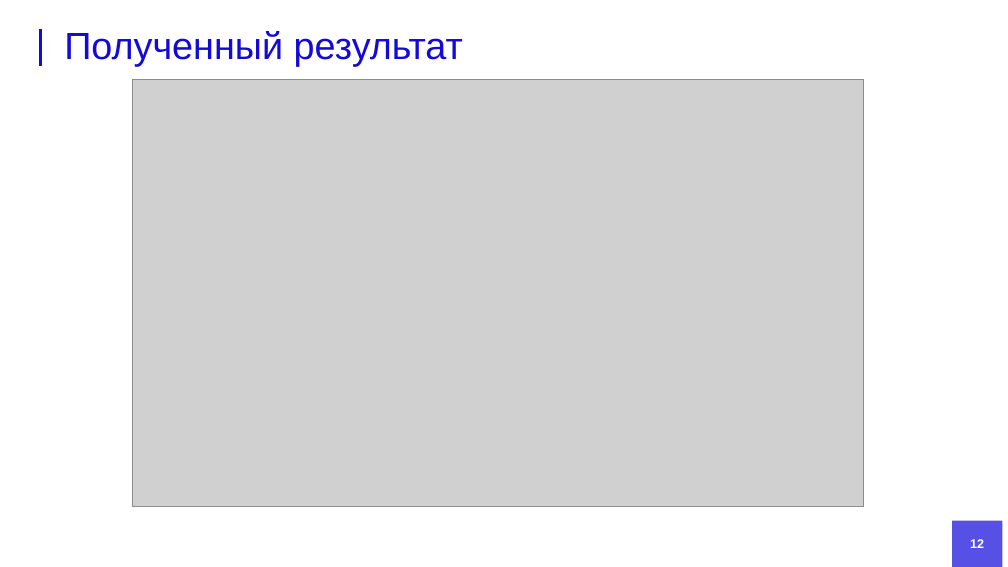
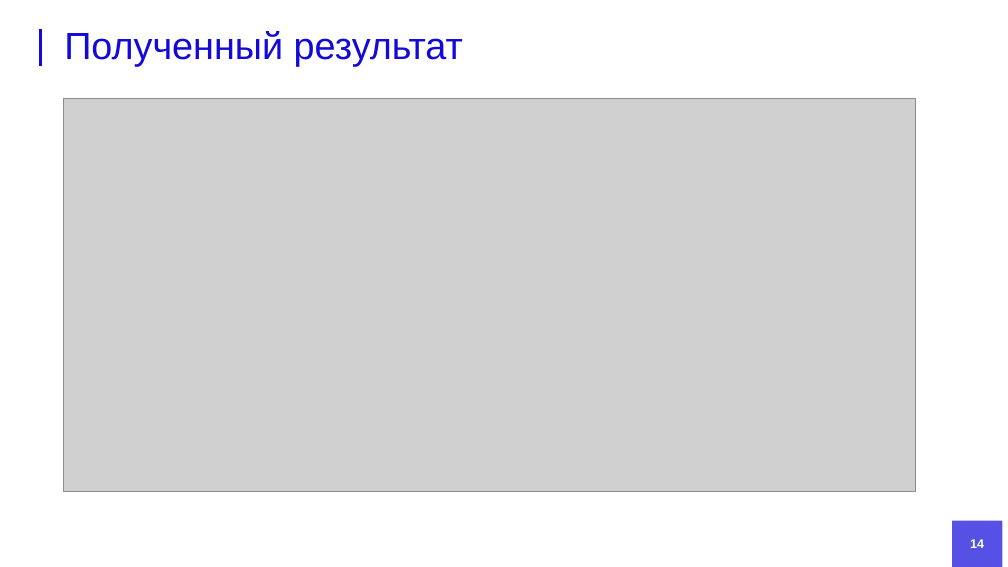
Before and after one commit to DanielRomanoff/practice, a slide deck: slide 14 of презентация.pptx (slide 12 before the commit). Drawn at 1008x567 pixels with LibreOffice and Linux fonts; fonts in the diff are those of the drawing; grey boxes stand for pictures; background and template pictures are left out. Boxes give left, top, right and bottom in pixels: in the first picture for what was removed or moved away, otherwise in the second. Text is boxed around its words. In the diff, an @@ line names an element or a change of style, - is before the commit and + after.

```diff
--- a/презентация.pptx
+++ b/презентация.pptx
@@ picture: place and size @@
-picture at [133,79,864,507]
+picture at [64,99,916,492]
@@ page number at [970,539,984,548]: text changed @@
-12
+14
```
Also in this commit, not shown: 1 other slide changed, 8 slides added, 9 slides removed.
